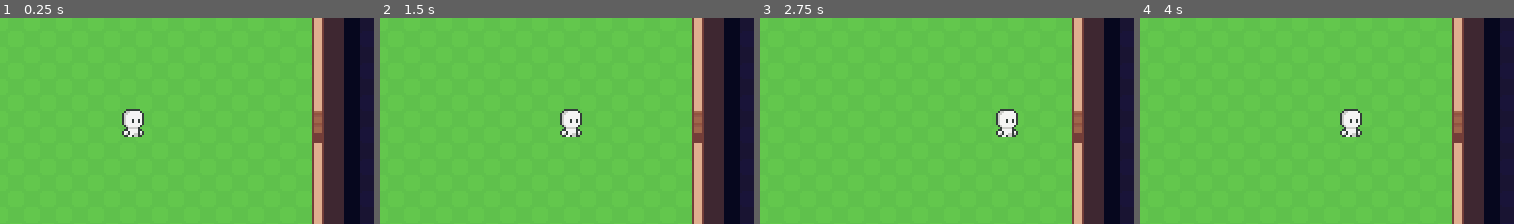
Above: before the commit, frames 1-4 (left to right).
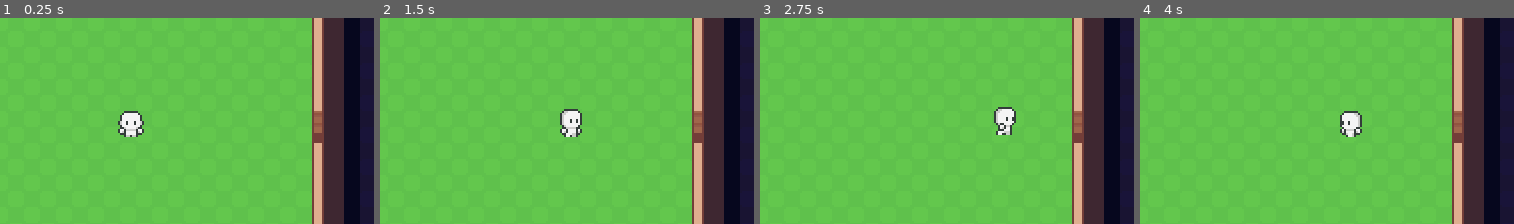
Above: after the commit, the same moments.

Repository: MichaelHayesMC/Term_3_Godot_LastCognition
Game: Godot game, scene res://scenes/game.tscn
Same seed, same stepped clock (60 frames per second), same inputs: the game is played once before the commit and once after it.
Inputs (mouse positions are % of the whole screen's width and height, from its top left):
- Up to frame 1 (0.25 s): no input
- Up to frame 2 (1.5 s): tap Enter at 0.5 s; move the mouse to (73, 45) at 0.52 s; hold D (move_right) 0.53-1.25 s; click (73, 45) at 0.67 s; drag from (29, 55) to (29, 5) at 1.27 s
- Up to frame 3 (2.75 s): move the mouse to (60, 27) at 2.02 s; hold D (move_right) from 2.03 s (still down)
- Up to frame 4 (4 s): release D (move_right) at 2.75 s; drag from (45, 71) to (64, 25) at 2.77 s; move the mouse to (81, 66) at 3.52 s; hold A (move_left) from 3.53 s (still down)
The pictures show only the part of the screen within x 10-60%, y 25-75%; the shares and areas given below are measured in that part.

The runs differ from the first frame. In frame 1, 0.5% of the frame differs, in the area x 31-39%, y 44-58%; in frame 2, less than 0.1%; in frame 3, 0.5%; in frame 4, 0.4%.

Commit message:
Prototype state machine
Experimental State machine for character sprite body

Diff:
--- a/scenes/player.tscn
+++ b/scenes/player.tscn
@@ -1,10 +1,177 @@
-[gd_scene load_steps=5 format=3 uid="uid://duy8jpg78tkkl"]
+[gd_scene load_steps=15 format=3 uid="uid://duy8jpg78tkkl"]
 
 [ext_resource type="Script" uid="uid://jc056cm4kp3m" path="res://scripts/player.gd" id="1_qhqgy"]
 [ext_resource type="Texture2D" uid="uid://cnvp8f4w5iquv" path="res://assets/character_spritesheet.png" id="2_g2els"]
 
 [sub_resource type="CircleShape2D" id="CircleShape2D_qhqgy"]
 radius = 7.0
+
+[sub_resource type="Animation" id="Animation_g2els"]
+length = 0.001
+tracks/0/type = "value"
+tracks/0/imported = false
+tracks/0/enabled = true
+tracks/0/path = NodePath("Sprite2D:frame")
+tracks/0/interp = 1
+tracks/0/loop_wrap = true
+tracks/0/keys = {
+"times": PackedFloat32Array(0),
+"transitions": PackedFloat32Array(1),
+"update": 1,
+"values": [0]
+}
+
+[sub_resource type="Animation" id="Animation_qlg0r"]
+resource_name = "idle_down"
+length = 0.500013
+loop_mode = 1
+step = 0.125
+tracks/0/type = "value"
+tracks/0/imported = false
+tracks/0/enabled = true
+tracks/0/path = NodePath("Sprite2D:frame")
+tracks/0/interp = 1
+tracks/0/loop_wrap = true
+tracks/0/keys = {
+"times": PackedFloat32Array(0, 0.125, 0.25, 0.375),
+"transitions": PackedFloat32Array(1, 1, 1, 1),
+"update": 1,
+"values": [8, 9, 10, 11]
+}
+
+[sub_resource type="Animation" id="Animation_dqkch"]
+resource_name = "idle_left"
+length = 0.500013
+loop_mode = 1
+step = 0.125
+tracks/0/type = "value"
+tracks/0/imported = false
+tracks/0/enabled = true
+tracks/0/path = NodePath("Sprite2D:frame")
+tracks/0/interp = 1
+tracks/0/loop_wrap = true
+tracks/0/keys = {
+"times": PackedFloat32Array(0, 0.125, 0.25, 0.375),
+"transitions": PackedFloat32Array(1, 1, 1, 1),
+"update": 1,
+"values": [4, 5, 6, 7]
+}
+
+[sub_resource type="Animation" id="Animation_qhqgy"]
+resource_name = "idle_right"
+length = 0.500013
+loop_mode = 1
+step = 0.125
+tracks/0/type = "value"
+tracks/0/imported = false
+tracks/0/enabled = true
+tracks/0/path = NodePath("Sprite2D:frame")
+tracks/0/interp = 1
+tracks/0/loop_wrap = true
+tracks/0/keys = {
+"times": PackedFloat32Array(0, 0.125, 0.25, 0.375),
+"transitions": PackedFloat32Array(1, 1, 1, 1),
+"update": 1,
+"values": [0, 1, 2, 3]
+}
+
+[sub_resource type="Animation" id="Animation_tuyoq"]
+resource_name = "idle_up"
+loop_mode = 1
+step = 0.125
+tracks/0/type = "value"
+tracks/0/imported = false
+tracks/0/enabled = true
+tracks/0/path = NodePath("Sprite2D:frame")
+tracks/0/interp = 1
+tracks/0/loop_wrap = true
+tracks/0/keys = {
+"times": PackedFloat32Array(0, 0.125, 0.25, 0.375),
+"transitions": PackedFloat32Array(1, 1, 1, 1),
+"update": 1,
+"values": [12, 13, 14, 15]
+}
+
+[sub_resource type="Animation" id="Animation_ur7pv"]
+resource_name = "run_down"
+loop_mode = 1
+step = 0.125
+tracks/0/type = "value"
+tracks/0/imported = false
+tracks/0/enabled = true
+tracks/0/path = NodePath("Sprite2D:frame")
+tracks/0/interp = 1
+tracks/0/loop_wrap = true
+tracks/0/keys = {
+"times": PackedFloat32Array(0, 0.125, 0.25, 0.375, 0.5, 0.625, 0.75, 0.875),
+"transitions": PackedFloat32Array(1, 1, 1, 1, 1, 1, 1, 1),
+"update": 1,
+"values": [32, 33, 34, 35, 36, 37, 38, 39]
+}
+
+[sub_resource type="Animation" id="Animation_smehm"]
+resource_name = "run_left"
+loop_mode = 1
+step = 0.125
+tracks/0/type = "value"
+tracks/0/imported = false
+tracks/0/enabled = true
+tracks/0/path = NodePath("Sprite2D:frame")
+tracks/0/interp = 1
+tracks/0/loop_wrap = true
+tracks/0/keys = {
+"times": PackedFloat32Array(0, 0.125, 0.25, 0.375, 0.5, 0.625, 0.75, 0.875),
+"transitions": PackedFloat32Array(1, 1, 1, 1, 1, 1, 1, 1),
+"update": 1,
+"values": [24, 25, 26, 27, 28, 29, 30, 31]
+}
+
+[sub_resource type="Animation" id="Animation_fjrip"]
+resource_name = "run_right"
+loop_mode = 1
+step = 0.125
+tracks/0/type = "value"
+tracks/0/imported = false
+tracks/0/enabled = true
+tracks/0/path = NodePath("Sprite2D:frame")
+tracks/0/interp = 1
+tracks/0/loop_wrap = true
+tracks/0/keys = {
+"times": PackedFloat32Array(0, 0.125, 0.25, 0.375, 0.5, 0.625, 0.75, 0.875),
+"transitions": PackedFloat32Array(1, 1, 1, 1, 1, 1, 1, 1),
+"update": 1,
+"values": [16, 17, 18, 19, 20, 21, 22, 23]
+}
+
+[sub_resource type="Animation" id="Animation_y4r1p"]
+resource_name = "run_up"
+loop_mode = 1
+step = 0.125
+tracks/0/type = "value"
+tracks/0/imported = false
+tracks/0/enabled = true
+tracks/0/path = NodePath("Sprite2D:frame")
+tracks/0/interp = 1
+tracks/0/loop_wrap = true
+tracks/0/keys = {
+"times": PackedFloat32Array(0, 0.125, 0.25, 0.375, 0.5, 0.625, 0.75, 0.875),
+"transitions": PackedFloat32Array(1, 1, 1, 1, 1, 1, 1, 1),
+"update": 1,
+"values": [40, 41, 42, 43, 44, 45, 46, 47]
+}
+
+[sub_resource type="AnimationLibrary" id="AnimationLibrary_d2wvv"]
+_data = {
+&"RESET": SubResource("Animation_g2els"),
+&"idle_down": SubResource("Animation_qlg0r"),
+&"idle_left": SubResource("Animation_dqkch"),
+&"idle_right": SubResource("Animation_qhqgy"),
+&"idle_up": SubResource("Animation_tuyoq"),
+&"run_down": SubResource("Animation_ur7pv"),
+&"run_left": SubResource("Animation_smehm"),
+&"run_right": SubResource("Animation_fjrip"),
+&"run_up": SubResource("Animation_y4r1p")
+}
 
 [sub_resource type="AnimationRootNode" id="AnimationRootNode_dqkch"]
 
@@ -22,6 +189,10 @@
 shape = SubResource("CircleShape2D_qhqgy")
 
 [node name="AnimationPlayer" type="AnimationPlayer" parent="."]
+libraries = {
+&"": SubResource("AnimationLibrary_d2wvv")
+}
+autoplay = "idle_down"
 
 [node name="AnimationTree" type="AnimationTree" parent="."]
 root_node = NodePath("")
--- a/scripts/player.gd
+++ b/scripts/player.gd
@@ -1,15 +1,50 @@
 extends CharacterBody2D
 class_name Player
 
-@onready var animated_sprite := $AnimatedSprite2D
+enum states { IDLE, RUN, ATTACK }
+
+@onready var animation_player: AnimationPlayer = $AnimationPlayer
 @export var SPEED =	40
 
 var direction := Vector2.ZERO
+
+func state_machine(state):
+	match state:
+		states.IDLE:
+			animationplayer("idle")
+		states.RUN:
+			animationplayer("run")
+
+func animationplayer(animation):
+	match direction:
+		Vector2.DOWN:
+			animation_player.play(animation + "_down")
+		Vector2.UP:
+			animation_player.play(animation + "_up")
+		Vector2.LEFT:
+			animation_player.play(animation + "_left")
+		Vector2.RIGHT:
+			animation_player.play(animation + "_right")
 
 func get_input():
 	var input_direction = Input.get_vector("move_left", "move_right", "move_up", "move_down")
 	velocity = input_direction * SPEED
 
+	if Input.is_action_pressed("move_down"):
+		direction = Vector2.DOWN
+		state_machine(states.RUN)
+	elif Input.is_action_pressed("move_up"):
+		direction = Vector2.UP
+		state_machine(states.RUN)
+	elif Input.is_action_pressed("move_left"):
+		direction = Vector2.LEFT
+		state_machine(states.RUN)
+	elif Input.is_action_pressed("move_right"):
+		direction = Vector2.RIGHT
+		state_machine(states.RUN)
+	elif not velocity:
+		state_machine(states.IDLE)
+
 func _physics_process(delta: float) -> void:
 	get_input()
 	move_and_slide()
Binary file changed: assets/character_spritesheet.png
